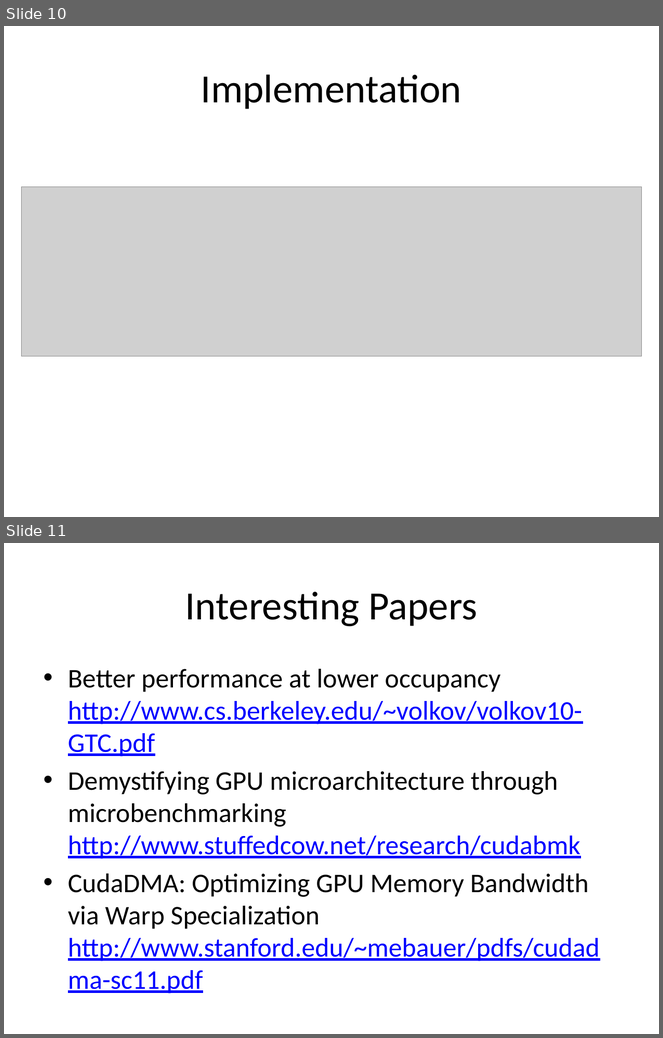
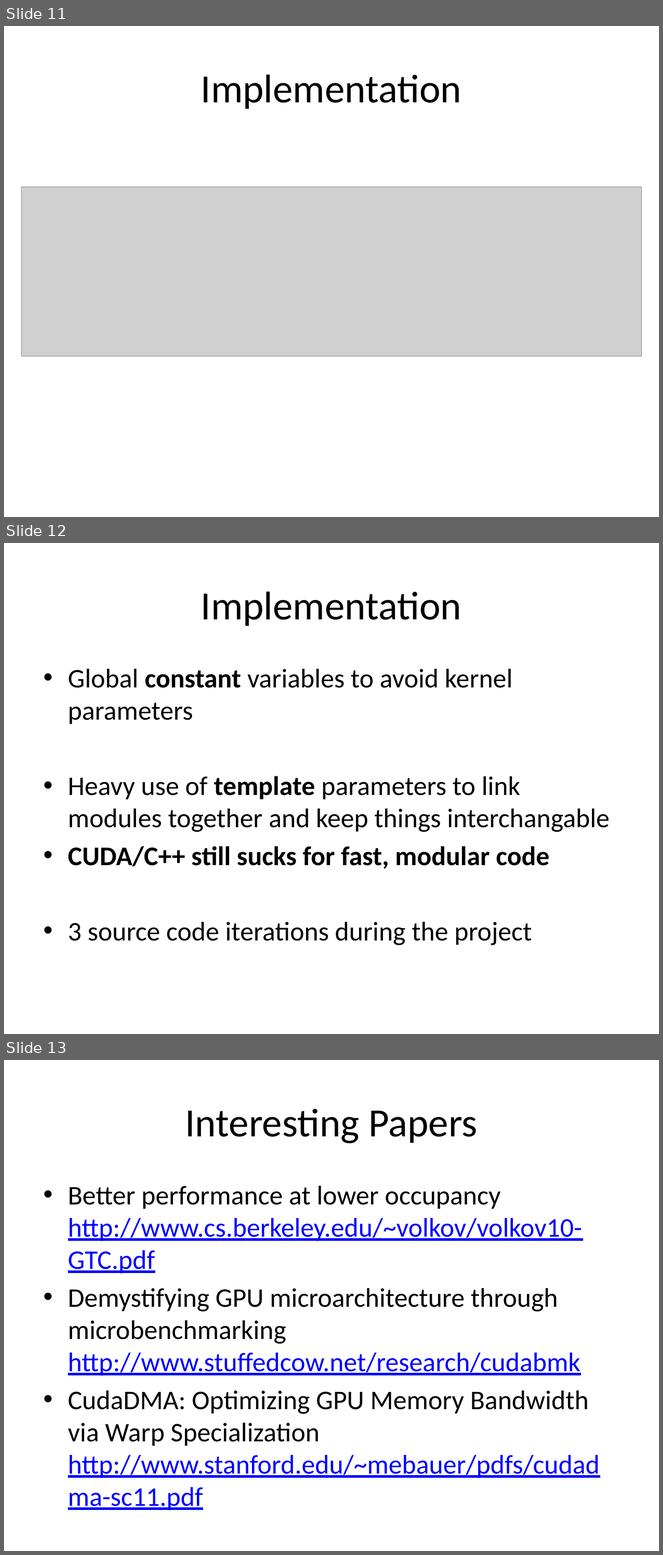
Before and after one commit to fernanor/ls1-mardyn, a slide deck: paper/presentation.pptx. Shown one above the other, each under a label of ours: slides 10 and 11 before the commit, slides 11, 12 and 13 after it. The pictures are 663x1038 and 663x1555 pixels, drawn with LibreOffice and Linux fonts; fonts in the diff are those of the drawing; grey boxes stand for pictures. Boxes give left, top, right and bottom in pixels: in the first picture for what was removed or moved away, otherwise in the second. Text is boxed around its words. In the diff, an @@ line names an element or a change of style, - is before the commit and + after.

Commit message:
update the presentation one last time (move all the text back into the slides).

```diff
--- a/paper/presentation.pptx
+++ b/paper/presentation.pptx
@@ slide 12 added at [4, 543, 659, 1034], background #FFFFFF @@
@@ title added at [201, 591, 462, 626], 44 pt, text #000000 @@
+Implementation
@@ text added at [68, 669, 610, 945], 29.6 pt, text #000000 @@
+• Global constant variables to avoid kernel parameters
+• Heavy use of template parameters to link modules together and keep things interchangable
+• CUDA/C++ still sucks for fast, modular code
+• 3 source code iterations during the project
@@ what was slide 10 is now slide 11 @@
@@ what was slide 11 is now slide 13 @@
```
Also in this commit, not shown: 5 slides changed, 1 other slide added.
